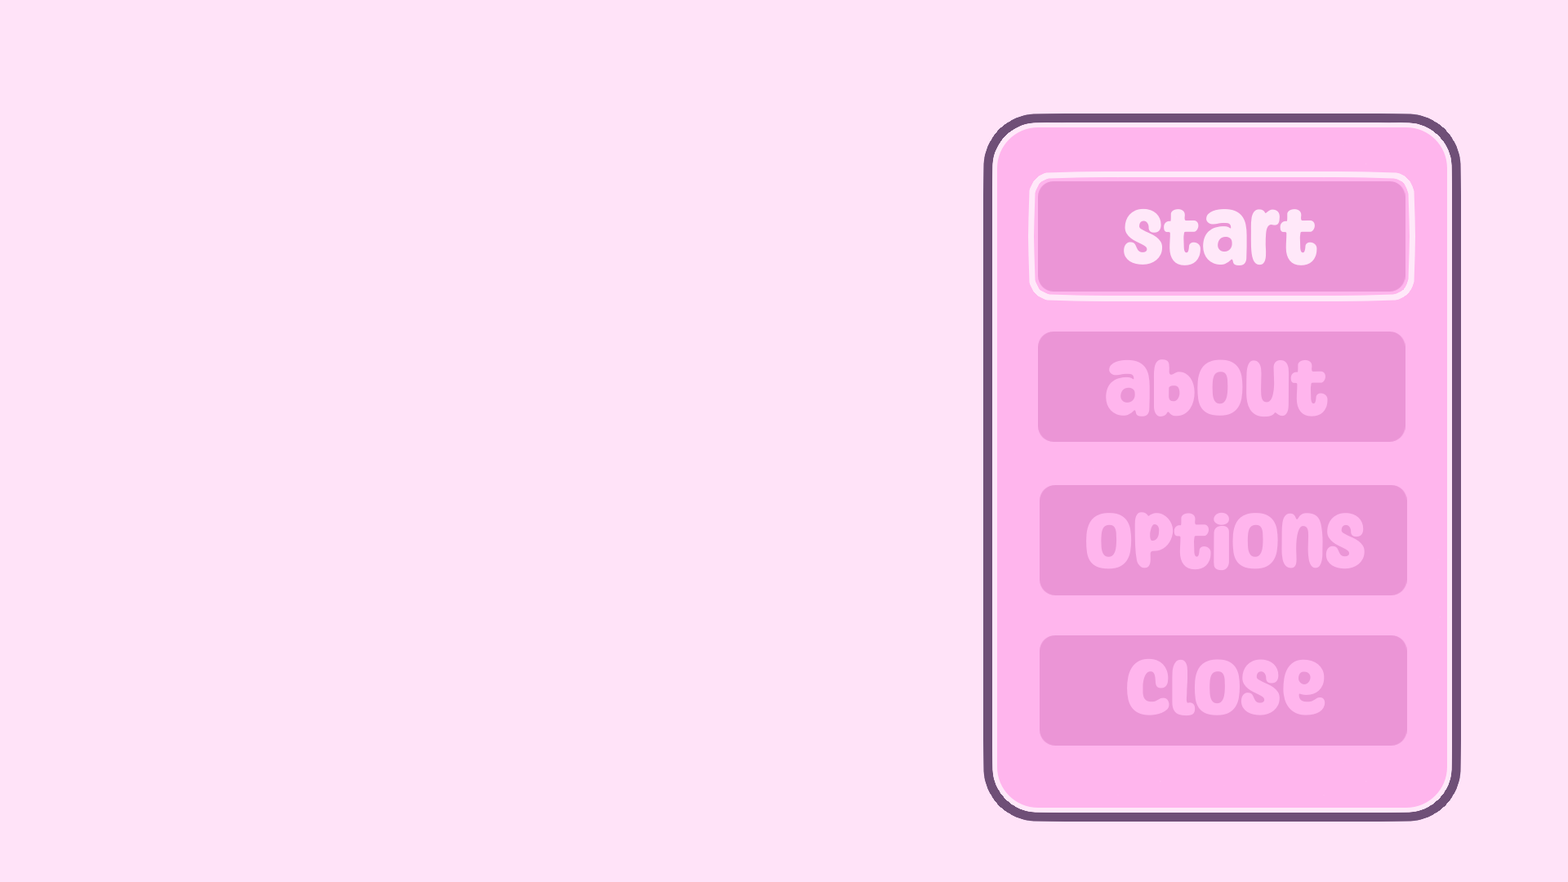
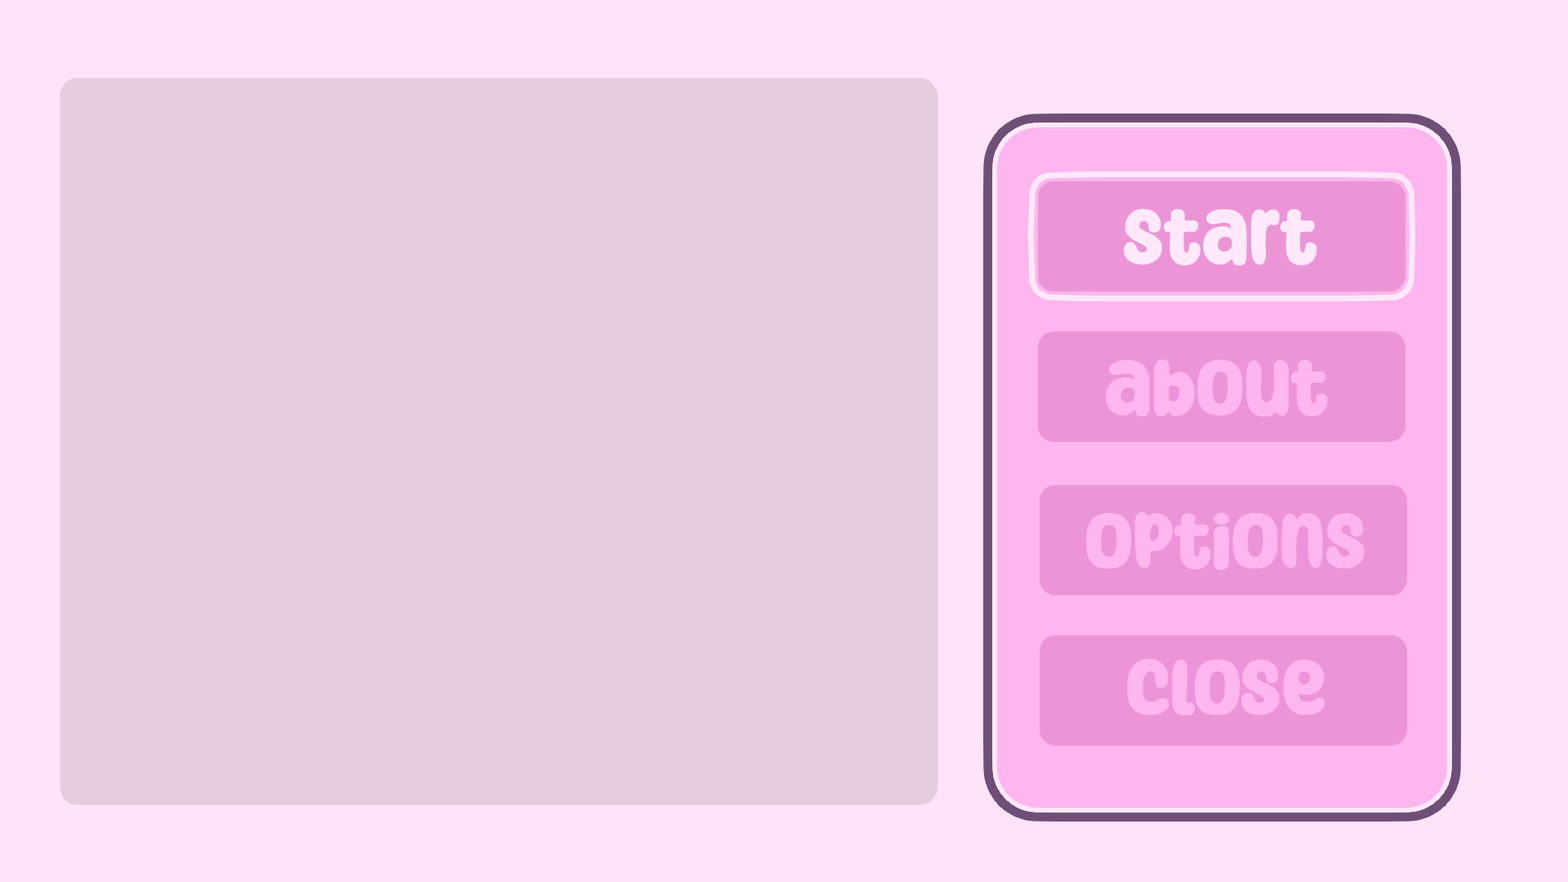
The second 1568 × 882 image is a revision of the first. Changes to its layers:
added group "splash art" with 2 layers above "menu" over [left=59, top=77, right=939, bottom=806]
added layer "placeholder" (10%) in group "splash art" over [left=59, top=77, right=939, bottom=806]
painted on "Paint Layer 3" over [left=59, top=77, right=939, bottom=806]
painted on "Paint Layer 1 (pasted)" over [left=59, top=77, right=939, bottom=806]